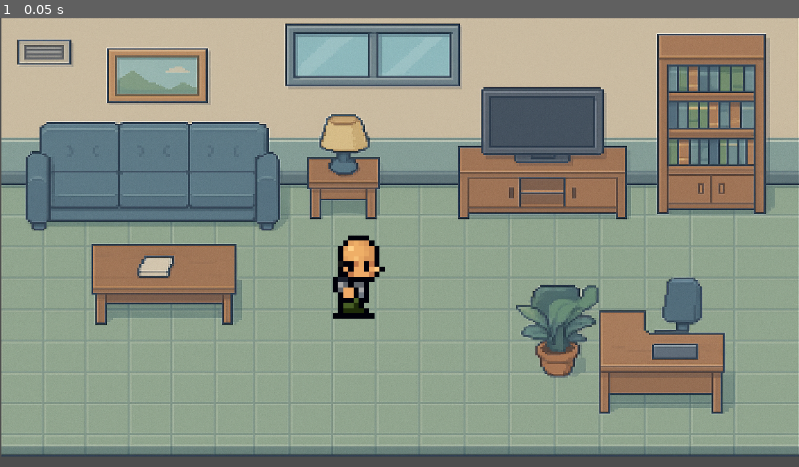
Above: before the commit, frame 1.
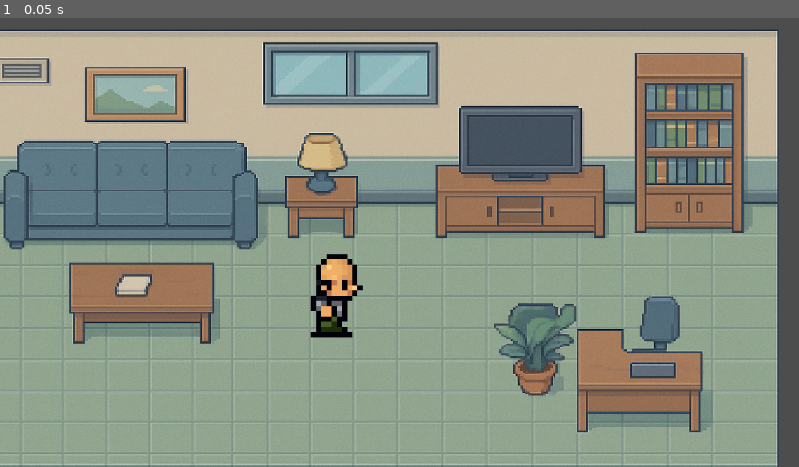
Above: after the commit, the same moment.

Repository: levi-tabosa/trabai_andrea
Game: Godot game, scene res://scenes/level_3.tscn
Same seed, same stepped clock (60 frames per second), same inputs: the game is played once before the commit and once after it. This scene is started directly instead of the project's main scene.
Inputs:
- Up to frame 1 (0.05 s): no input

The runs differ from the first frame. In frame 1, 47% of the frame differs, in the area x 0-100%, y 0-100%.

Commit message:
Update level_3.tscn

Diff:
--- a/scenes/level_3.tscn
+++ b/scenes/level_3.tscn
@@ -5,4 +5,4 @@
 [node name="level_3" type="Node"]
 
 [node name="house" parent="." instance=ExtResource("1_70nk6")]
-position = Vector2(0, -16)
+position = Vector2(-32, 11)
